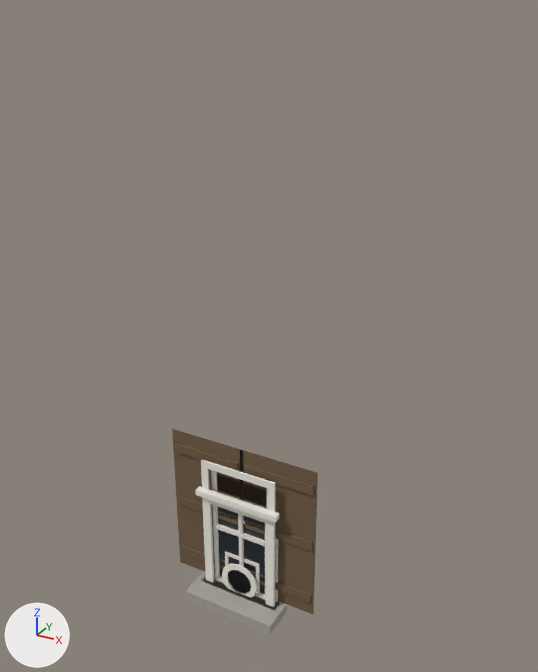
One commit to the glTF model public/models/slavonia/kit.glb: the scene before it, then after it.
Before and after are seen from a 50 mm camera at (4.71, -7.65, 8.24) aimed at (0.15, 0.65, 4.09). The lights are fixed; the arrows at lower left show +X, +Y and +Z. The picture after the commit comes second.

Script lines for the objects in view, before the commit:
```python
me_door_barn_002 = bpy.data.meshes.new('door_barn.002')
me_door_barn_002.from_pydata(...)  # 60 vertices, 72 faces; spans x -1.2..1.2, y 0.08..0.11, z 0.0..2.5
# faces by material slot: [62, 10]
me_door_barn_002.materials.append(mat_plank)  # brown #715c44
me_door_barn_002.materials.append(mat_iron)  # black #232325
me_vent_002 = bpy.data.meshes.new('vent.002')
me_vent_002.from_pydata(...)  # 48 vertices, 58 faces; spans x -0.31..0.31, y -0.035..0.0, z -0.09..0.53
# faces by material slot: [48, 10]
me_vent_002.materials.append(mat_surround)  # white #f0ede3
me_vent_002.materials.append(mat_iron)  # black #232325
me_window_street_002 = bpy.data.meshes.new('window_street.002')
me_window_street_002.from_pydata(...)  # 84 vertices, 124 faces; spans x -0.68..0.68, y -0.11..0.08, z -0.38..1.72
# faces by material slot: [60, 50, 2, 12]
me_window_street_002.materials.append(mat_joinery)  # white #ede9df
me_window_street_002.materials.append(mat_surround)  # white #f0ede3
me_window_street_002.materials.append(mat_glass)  # dark blue #212831
me_window_street_002.materials.append(mat_sill)  # grey #a9a69d
ob_door_barn = bpy.data.objects.new('door_barn', me_door_barn_002)
ob_door_barn.location = (0.0, 0.0, 0.0)
ob_vent = bpy.data.objects.new('vent', me_vent_002)
ob_vent.location = (0.0, 0.0, 0.0)
ob_window_street = bpy.data.objects.new('window_street', me_window_street_002)
ob_window_street.location = (0.0, 0.0, 0.0)
# also in view: 'door_house' at (0.0, -0.13, 1.02)
```
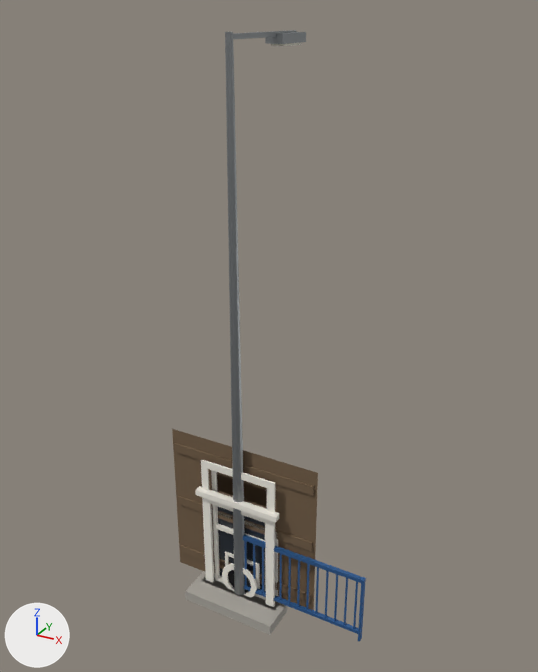
Diff of the bpy script that builds the scene:
```diff
--- a/public/models/slavonia/kit.glb.py
+++ b/public/models/slavonia/kit.glb.py
@@ mat_railing @@
+mat_railing = principled_material('railing')
+mat_railing.base_color = (0.0303, 0.117, 0.311)  # blue #316097
+mat_railing.metallic = 0.3
@@ mat_lens @@
+mat_lens = principled_material('lens')
+mat_lens.base_color = (0.797, 0.767, 0.652)  # white #e7e3d3
+mat_lens.roughness = 0.2
@@ mat_zinc @@
+mat_zinc = principled_material('zinc')
+mat_zinc.base_color = (0.311, 0.33, 0.339)  # grey #979b9d
+mat_zinc.metallic = 0.9
+mat_zinc.roughness = 0.45
@@ me_railing_001 @@
+me_railing_001.from_pydata(...)  # 136 vertices, 204 faces; spans x 0.0..2.0, y -0.04..0.04, z 0.0..1.1
+me_railing_001.materials.append(mat_railing)  # blue #316097
@@ me_lamp_001 @@
+me_lamp_001.from_pydata(...)  # 40 vertices, 58 faces; spans x -0.12..0.12, y -0.08..1.7, z 0.0..8.0
+# faces by material slot: [46, 12]
+me_lamp_001.materials.append(mat_zinc)  # grey #979b9d
+me_lamp_001.materials.append(mat_lens)  # white #e7e3d3
@@ ob_railing @@
+ob_railing = bpy.data.objects.new('railing', me_railing_001)
+ob_railing.location = (0.0, 0.0, 0.0)
@@ ob_lamp @@
+ob_lamp = bpy.data.objects.new('lamp', me_lamp_001)
+ob_lamp.location = (0.0, 0.0, 0.0)
```

Location of each change, (x1, y1, x2, y2) in pixels of the pictures (538 x 672 px):
'lamp', added
    after: (225, 30, 306, 596)
    faces in mat_zinc (grey #979b9d): (225, 30, 306, 596)
'railing', added (blue)
    after: (243, 534, 366, 642)
